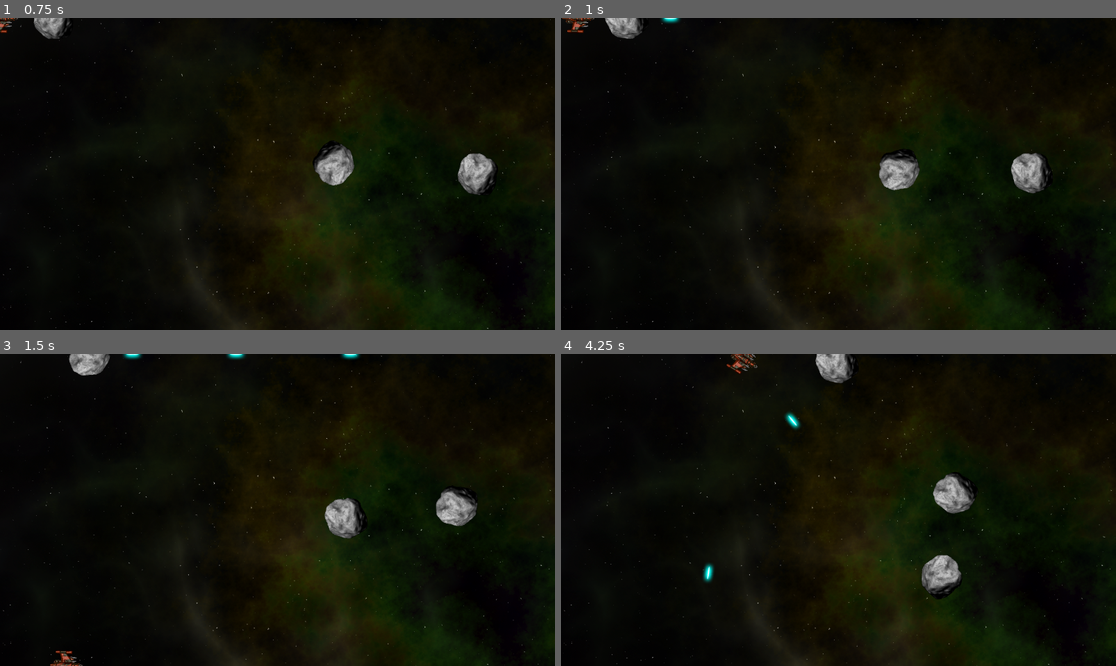
Above: before the commit, frames 1-4 (two rows, left to right).
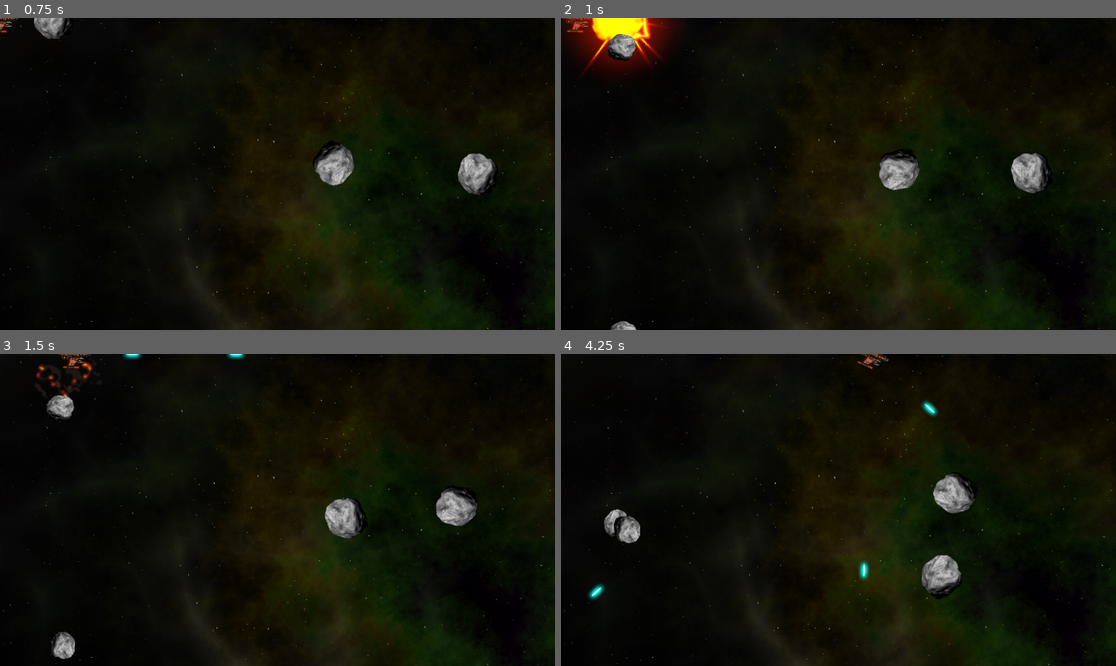
Above: after the commit, the same moments.

Repository: Winnerkorea/godotSpaceRock
Game: Godot game, scene res://main.tscn
Same seed, same stepped clock (60 frames per second), same inputs: the game is played once before the commit and once after it.
Inputs:
- Up to frame 1 (0.75 s): hold W (thrust) from 0.53 s (still down); hold Space (shoot) from 0.53 s (still down)
- Up to frame 2 (1 s): keep holding W (thrust); keep holding Space (shoot)
- Up to frame 3 (1.5 s): keep holding W (thrust); release Space (shoot) at 1.28 s; tap Space (shoot) at 1.35 s
- Up to frame 4 (4.25 s): release W (thrust) at 2.03 s; hold Space (shoot) 2.03-2.78 s; hold A (rotate_left) from 2.03 s (still down); tap Space (shoot) at 2.85 s; hold Space (shoot) from 3.53 s (still down)

Frame 1 is identical in both runs. In frame 2, 2.9% of the frame differs, in the area x 0-22%, y 0-100%; in frame 3, 1.4%; in frame 4, 1.8%.

Commit message:
3.4.4 폭발하는 바위
3.4.4폭발하는 바위

Diff:
--- /dev/null
+++ b/explosion.tscn
@@ -0,0 +1,51 @@
+[gd_scene load_steps=5 format=3 uid="uid://b4ykc6xftex18"]
+
+[ext_resource type="Texture2D" uid="uid://bfi6pjo5kr7cm" path="res://assets/explosion.png" id="1_2jd5r"]
+
+[sub_resource type="Animation" id="Animation_kq35u"]
+resource_name = "explosion"
+length = 0.64
+step = 0.01
+tracks/0/type = "value"
+tracks/0/imported = false
+tracks/0/enabled = true
+tracks/0/path = NodePath(".:frame")
+tracks/0/interp = 1
+tracks/0/loop_wrap = true
+tracks/0/keys = {
+"times": PackedFloat32Array(0, 0.64),
+"transitions": PackedFloat32Array(1, 1),
+"update": 0,
+"values": [0, 63]
+}
+
+[sub_resource type="Animation" id="Animation_h5gtn"]
+length = 0.001
+tracks/0/type = "value"
+tracks/0/imported = false
+tracks/0/enabled = true
+tracks/0/path = NodePath(".:frame")
+tracks/0/interp = 1
+tracks/0/loop_wrap = true
+tracks/0/keys = {
+"times": PackedFloat32Array(0),
+"transitions": PackedFloat32Array(1),
+"update": 1,
+"values": [0]
+}
+
+[sub_resource type="AnimationLibrary" id="AnimationLibrary_p28t2"]
+_data = {
+"RESET": SubResource("Animation_h5gtn"),
+"explosion": SubResource("Animation_kq35u")
+}
+
+[node name="Explosion" type="Sprite2D"]
+texture = ExtResource("1_2jd5r")
+hframes = 8
+vframes = 8
+
+[node name="AnimationPlayer" type="AnimationPlayer" parent="."]
+libraries = {
+"": SubResource("AnimationLibrary_p28t2")
+}
--- a/main.gd
+++ b/main.gd
@@ -19,3 +19,14 @@
 	r.screensize = screensize
 	r.start(pos, vel, size)
 	call_deferred("add_child",r)
+	r.exploded.connect(self._on_rock_exploded)
+
+
+func _on_rock_exploded(size, radius, pos, vel):
+	if size < 1:
+		return
+	for offset in [-1, 1]:
+		var dir = $Player.position.direction_to(pos).orthogonal() * offset
+		var newpos = pos + dir * radius
+		var newvel = dir * vel.length() * 1.1
+		spawn_rock(size - 1, newpos, newvel)
--- a/rock.gd
+++ b/rock.gd
@@ -1,4 +1,6 @@
 extends RigidBody2D
+
+signal exploded
 
 var screensize = Vector2.ZERO
 var size
@@ -16,9 +18,21 @@
 	$CollisionShape2D.shape = shape
 	linear_velocity = _velocity
 	angular_velocity = randf_range(-PI, PI)
+	$Explosion.scale = Vector2.ONE * 0.75 * size
 
 func _integrate_forces(physics_state: PhysicsDirectBodyState2D) -> void:
 	var xform = physics_state.transform
 	xform.origin.x = wrapf(xform.origin.x, 0 - radius, screensize.x + radius)
 	xform.origin.y = wrapf(xform.origin.y, 0 - radius, screensize.y + radius)
 	physics_state.transform = xform
+
+func explode():
+	$CollisionShape2D.set_deferred("disabled", true)
+	$Sprite2D.hide()
+	$Explosion/AnimationPlayer.play("explosion")
+	$Explosion.show()
+	exploded.emit(size, radius, position, linear_velocity)
+	linear_velocity = Vector2.ZERO
+	angular_velocity = 0
+	await $Explosion/AnimationPlayer.animation_finished
+	queue_free()
--- a/rock.tscn
+++ b/rock.tscn
@@ -1,12 +1,13 @@
-[gd_scene load_steps=4 format=3 uid="uid://vh5d0xp7187g"]
+[gd_scene load_steps=5 format=3 uid="uid://vh5d0xp7187g"]
 
 [ext_resource type="Script" path="res://rock.gd" id="1_c5qqw"]
 [ext_resource type="Texture2D" uid="uid://du2tg3ivq4nrv" path="res://assets/rock.png" id="2_cwt25"]
+[ext_resource type="PackedScene" uid="uid://b4ykc6xftex18" path="res://explosion.tscn" id="3_ei0p6"]
 
 [sub_resource type="PhysicsMaterial" id="PhysicsMaterial_md3ma"]
 bounce = 1.0
 
-[node name="Rock" type="RigidBody2D"]
+[node name="Rock" type="RigidBody2D" groups=["rocks"]]
 physics_material_override = SubResource("PhysicsMaterial_md3ma")
 angular_damp_mode = 1
 script = ExtResource("1_c5qqw")
@@ -15,3 +16,6 @@
 texture = ExtResource("2_cwt25")
 
 [node name="CollisionShape2D" type="CollisionShape2D" parent="."]
+
+[node name="Explosion" parent="." instance=ExtResource("3_ei0p6")]
+visible = false
